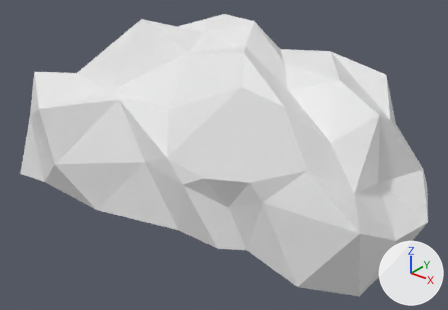
One commit to the Blender file Assets/Models/mountain3.blend: the scene before it, then after it.
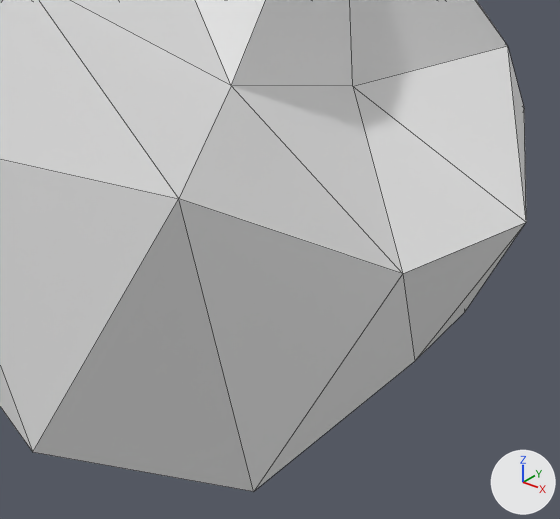
Old and new are each drawn whole from a camera (50 mm lens) standing at (23.39, -31.77, 21.49) and looking at (-0.75, -1.6, 2.79) and again close up from a camera (50 mm lens) standing at (17.7, -12.4, 7.5) and looking at (13.06, -6.6, 3.9). Every picture has the same lights, and +X, +Y and +Z are marked at lower right. The close-ups show mesh edges as thin lines. Objects named as collision shapes, trigger or cutter boxes, shadow casters or lower levels of detail are left out.
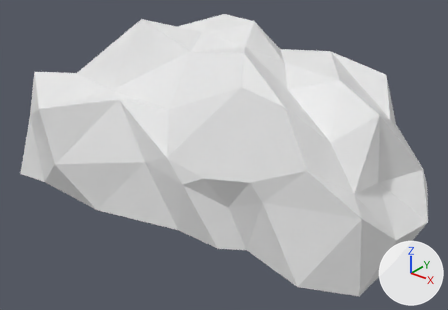
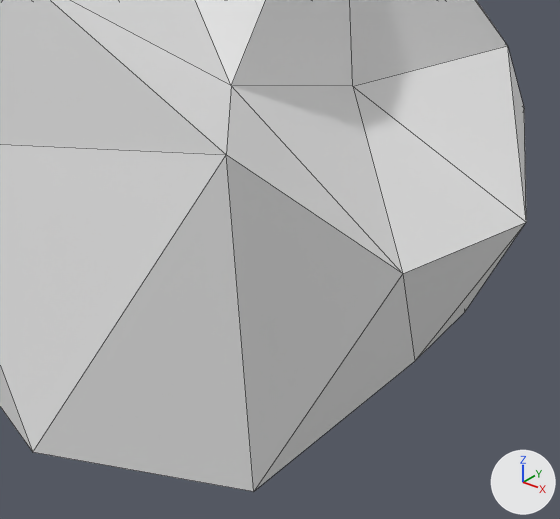
Pixel boxes [x1, y1, x2, y2] of what changed, in the close-ups (560 x 519 px; the box of a moved part takes in the faces that stretch with it):
part 1 of me_icosphere, moved or reshaped: [0, 0, 402, 492] in both

The change in detail:
me_icosphere has 91 vertices, 160 faces and spans x -16.1..13.5, y -9.8..9.7, z 0.0..11.9.
me_icosphere is used by ob_icosphere; location (0.0, 0.0, 0.0).
Part 1, on me_icosphere:
Vertex 85 of me_icosphere moves from (12.5, -7.4, 4.7) at pixel (178, 198) to (11.9, -6.1, 4.7) at pixel (226, 154).
